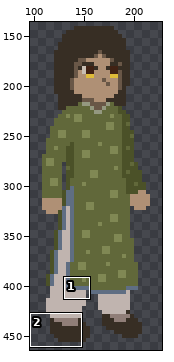
A pixel-art file gets an edit: Assets/Resources/Art/Sprites/DaughterWithFather/Animations/DaughterWithFather.ase. Above, an overview of the earlier version with the close-up marked.
Close-up. Old version:
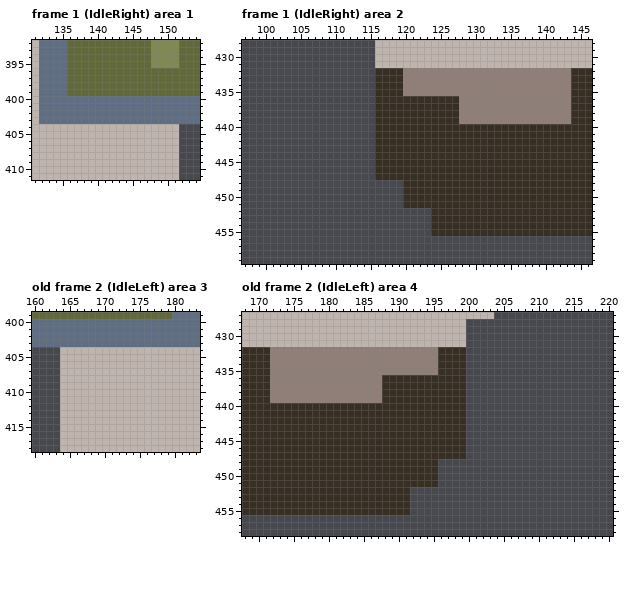
512x512 pixels, 2 frames. Colours within 5 levels of each other are drawn and written as one. Shown: frame 1 (IdleRight) area 1: x 131..154, y 392..411; frame 1 (IdleRight) area 2: x 97..146, y 428..459; old frame 2 (IdleLeft) area 3: x 160..183, y 399..418; old frame 2 (IdleLeft) area 4: x 168..220, y 427..458. The wide view leaves out empty margins. The commit also changed other frames or places, which this record leaves out.
The same view after the edit:
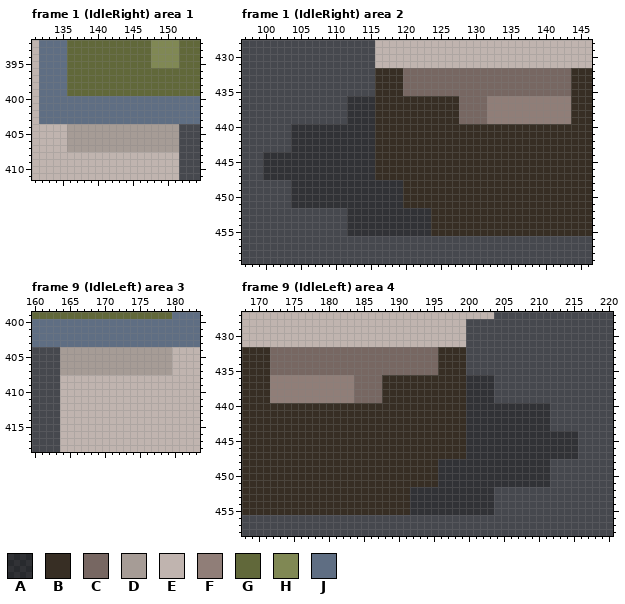
Palette (. is transparent): A #0000004d  B #372e24  C #776762  D #a69c96  E #c0b4af  F #907e78  G #61683a  H #808854  J #5f6e83
A new or re-ordered frame is compared with the old frame closest to it.
Edits made:
frames 2 -> 16
layer "Idle Right/shadow" added
layer "Idle Right/Girl Right" added
layer "Idle Left/shadow" added
layer "Idle Left/Girl Left" added
layer "Girl" removed
layer "Layer 1" removed
Frame 1 (IdleRight) area 1, layer "Idle Right/Girl Right":
The author changed colour E to colour D in rows 404 to 407 at x 136 to 151.
Frame 1 (IdleRight) area 2, layers "Idle Right/Girl Right", "Idle Right/shadow":
Colour A now appears in rows 436 to 439 at x 112 to 115; in rows 440 to 443 at x 104 to 115; in rows 444 to 447 at x 100 to 115; in rows 448 to 451 at x 104 to 119; in rows 452 to 455 at x 112 to 123.
The author changed colour F to colour C in rows 432 to 435 at x 120 to 143; in rows 436 to 439 at x 128 to 131.
Frame 9 (IdleLeft) area 3 is new; against old frame 2 (IdleLeft), layer "Idle Left/Girl Left":
The author changed colour E to colour D in rows 404 to 407 at x 164 to 179.
Frame 9 (IdleLeft) area 4 is new; against old frame 2 (IdleLeft), layers "Idle Left/Girl Left", "Idle Left/shadow":
Colour A now appears in rows 436 to 439 at x 200 to 203; in rows 440 to 443 at x 200 to 211; in rows 444 to 447 at x 200 to 215; in rows 448 to 451 at x 196 to 211; in rows 452 to 455 at x 192 to 203.
The author changed colour F to colour C in rows 432 to 435 at x 172 to 195; in rows 436 to 439 at x 184 to 187.
Boxes around the changes in both close-ups, in picture pixels (x1, y1, x2, y2):
changed: (67, 124, 179, 152)
changed: (263, 68, 571, 236)
changed: (60, 347, 172, 375)
changed: (270, 347, 578, 515)
